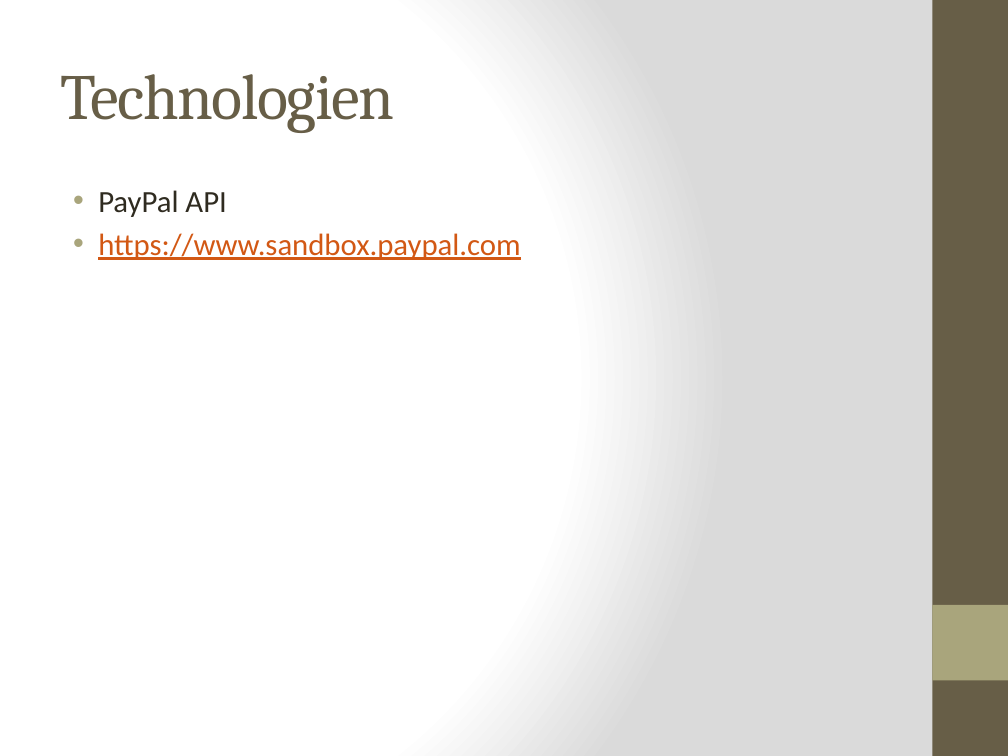
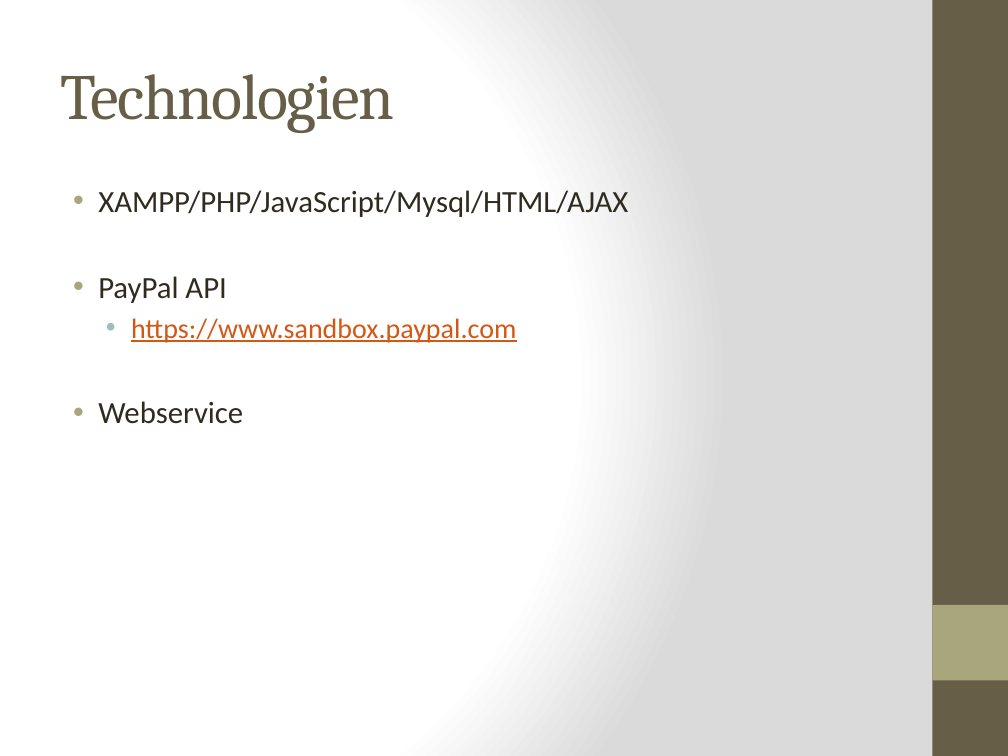
Before and after one commit to kochm8/ch.bfh.bti7054.w2014.p.beerwebshop, a slide deck: slide 4 of doc/Präsentation.pptx. Drawn at 1008x756 pixels with LibreOffice and Linux fonts; fonts in the diff are those of the drawing. Boxes give left, top, right and bottom in pixels: in the first picture for what was removed or moved away, otherwise in the second. Text is boxed around its words. In the diff, an @@ line names an element or a change of style, - is before the commit and + after.

```diff
--- a/doc/Präsentation.pptx
+++ b/doc/Präsentation.pptx
@@ text at (x1=98, y1=190, x2=628, y2=217): paragraph added @@
+• XAMPP/PHP/JavaScript/Mysql/HTML/AJAX
@@ text at (x1=131, y1=318, x2=516, y2=343): size 22 to 20 pt in "https://www.sandbox.paypal.com"; list level 1 to 2 in "https://www.sandbox.paypal.com"; bullet colour #A9A57C to #9CBEBD @@
@@ text at (x1=98, y1=401, x2=243, y2=424): paragraph added @@
+• Webservice
```
Also in this commit, not shown: 8 slides added.
